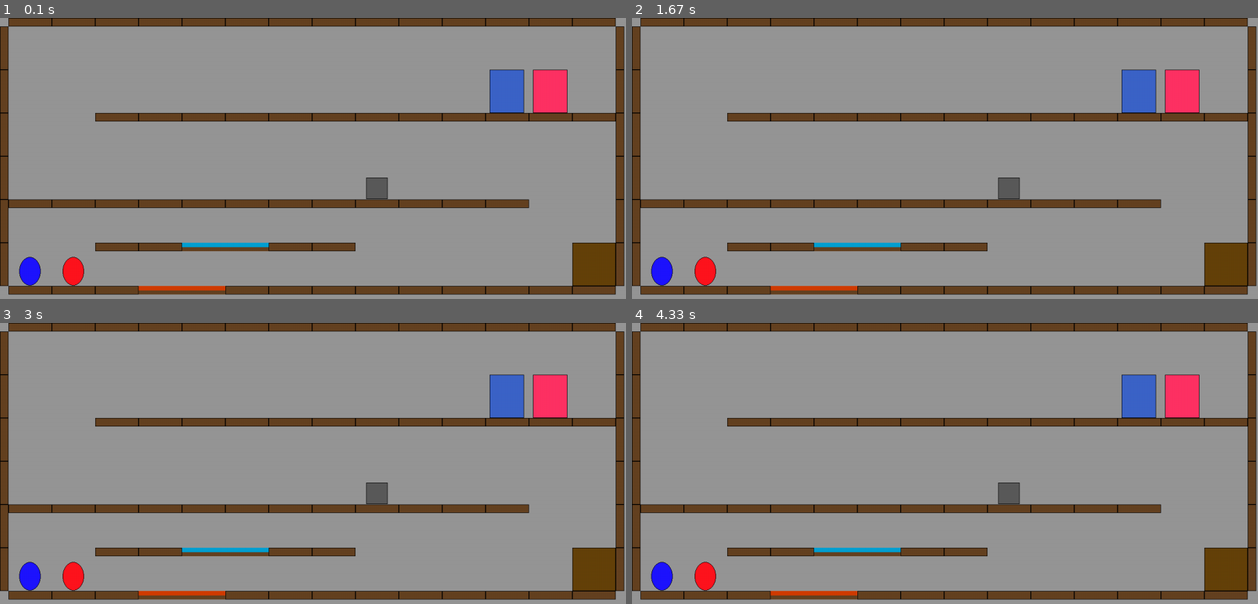
Above: before the commit, frames 1-4 (two rows, left to right).
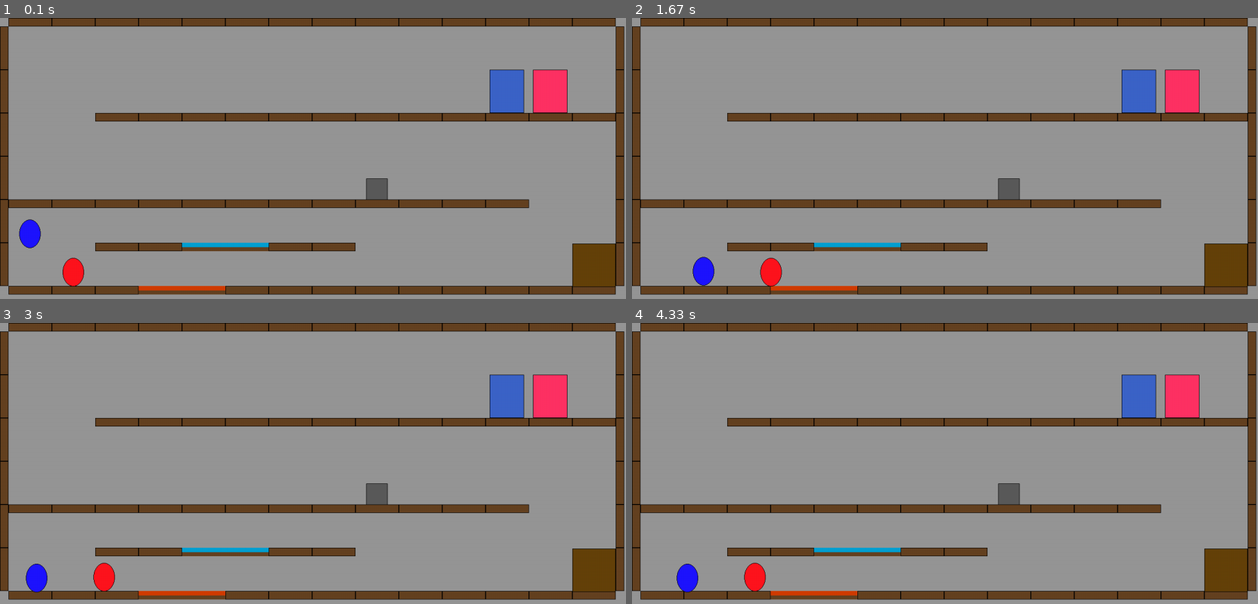
Above: after the commit, the same moments.

Repository: ketimiroshnik/Project_pygame_v2
Game: pygame game, started from main.py
Two runs of this game, one before a commit and one after it. Both use one fixed random seed, a clock stepped at 60 frames per second and the inputs below.
Inputs:
- Up to frame 1 (0.1 s): no input
- Up to frame 2 (1.67 s): hold W 0.33-0.8 s; hold Right 0.33-0.8 s; hold Right 0.83-1.3 s; hold D 0.83-1.3 s; hold Right from 1.33 s (still down); hold D from 1.33 s (still down)
- Up to frame 3 (3 s): release Right at 1.8 s; release D at 1.8 s; hold Left 1.83-2.37 s; hold A 1.83-2.37 s; hold Left 2.4-2.8 s; hold A 2.4-2.8 s; hold Right from 2.83 s (still down); hold D from 2.83 s (still down)
- Up to frame 4 (4.33 s): release Right at 3.47 s; release D at 3.47 s; hold Left 3.5-3.97 s; hold A 3.5-3.97 s; hold Right from 4 s (still down); hold D from 4 s (still down)

The runs differ from the first frame. In frame 1, 0.7% of the frame differs, in the area x 3-99%, y 56-96%; in frame 2, 1.0%; in frame 3, 0.9%; in frame 4, 1.2%.

Commit message:
Добавлено передвижение игрока (присутствуют баги)

Diff:
--- a/main.py
+++ b/main.py
@@ -6,9 +6,9 @@
 FPS = 40
 MAP_DIR = 'levels'
 IMAGE_DIR = 'images'
+TILE_SIZE = None
 
 WALL_PER = 0.2
-HERO_PER = 2 / 3
 
 SIGNS = {'free': ' ', 'dynamic_stone': 'b', 'static_stone': 'B', 'fire_lake': 'f', 'water_lake': 'w',
          'fire': 'F', 'water': 'W', 'water_door': '$', 'fire_door': '#', 'wall': '-'}
@@ -29,7 +29,10 @@
 class Border(pygame.sprite.Sprite):
     def __init__(self, pos, size):
         super().__init__(all_sprites)
-        self.add(borders)
+        if size[0] > size[1]:
+            self.add(g_borders)
+        else:
+            self.add(v_borders)
         self.image = pygame.Surface(size,
                                     pygame.SRCALPHA, 32)
         pygame.draw.rect(self.image, COLORS['wall'], (0, 0, *size))
@@ -41,6 +44,8 @@
     def __init__(self, pos, size):
         super().__init__(all_sprites)
         self.add(static_stones)
+        self.add(v_borders)
+        self.add(g_borders)
         self.image = pygame.Surface(size,
                                     pygame.SRCALPHA, 32)
         pygame.draw.rect(self.image, COLORS['static_stone'], (0, 0, *size))
@@ -52,6 +57,7 @@
     def __init__(self, pos, size):
         super().__init__(all_sprites)
         self.add(fire_lakes)
+        self.add(g_borders)
         self.image = pygame.Surface(size,
                                     pygame.SRCALPHA, 32)
         pygame.draw.rect(self.image, COLORS['wall'], (0, 0, *size))
@@ -63,6 +69,7 @@
     def __init__(self, pos, size):
         super().__init__(all_sprites)
         self.add(water_lakes)
+        self.add(g_borders)
         self.image = pygame.Surface(size,
                                     pygame.SRCALPHA, 32)
         pygame.draw.rect(self.image, COLORS['wall'], (0, 0, *size))
@@ -102,6 +109,7 @@
     def __init__(self, pos, size):
         super().__init__(all_sprites)
         self.add(dynamic_stones)
+        self.add(g_borders)
         self.image = pygame.Surface(size,
                                     pygame.SRCALPHA, 32)
         pygame.draw.rect(self.image, COLORS['dynamic_stone'], (0, 0, *size))
@@ -122,7 +130,22 @@
         self.rect = pygame.Rect(*pos, *size)
 
     def update(self):
-        pass
+        if pygame.key.get_pressed()[pygame.K_RIGHT] and not \
+                (pygame.sprite.spritecollideany(self, v_borders) and
+                 pygame.sprite.spritecollideany(self, v_borders).rect.x >= self.rect.x):
+            self.rect = self.rect.move(TILE_SIZE / 25, 0)
+        elif pygame.key.get_pressed()[pygame.K_LEFT] and not (
+                pygame.sprite.spritecollideany(self, v_borders) and
+                pygame.sprite.spritecollideany(self, v_borders).rect.x <= self.rect.x):
+            self.rect = self.rect.move(-TILE_SIZE / 25, 0)
+
+        if not pygame.sprite.spritecollideany(self, g_borders):
+            self.rect = self.rect.move(0, TILE_SIZE / 20)
+        elif pygame.sprite.spritecollideany(self, g_borders).rect.y <= self.rect.y:
+            self.rect = self.rect.move(0, TILE_SIZE / 20)
+        else:
+            b = pygame.sprite.spritecollideany(self, g_borders)
+            self.rect = self.rect.move(0, b.rect.y - self.rect.y - self.rect.height + 1)
 
 
 class Water(pygame.sprite.Sprite):
@@ -133,9 +156,43 @@
         pygame.draw.ellipse(self.image, COLORS['water'], (0, 0, *size))
         pygame.draw.ellipse(self.image, (0, 0, 0), (0, 0, *size), 1)
         self.rect = pygame.Rect(*pos, *size)
-
-    def update(self):
-        pass
+        self.on_fly = None
+
+    def update(self):
+        if pygame.key.get_pressed()[pygame.K_d] and not \
+                (pygame.sprite.spritecollideany(self, v_borders) and
+                 pygame.sprite.spritecollideany(self, v_borders).rect.x >= self.rect.x):
+            self.rect = self.rect.move(TILE_SIZE / 25, 0)
+        elif pygame.key.get_pressed()[pygame.K_a] and not \
+                (pygame.sprite.spritecollideany(self, v_borders) and
+                 pygame.sprite.spritecollideany(self, v_borders).rect.x <= self.rect.x):
+            self.rect = self.rect.move(-TILE_SIZE / 25, 0)
+
+        if not pygame.sprite.spritecollideany(self, g_borders):
+            if self.on_fly is None:
+                self.rect = self.rect.move(0, TILE_SIZE / 20)
+        elif pygame.sprite.spritecollideany(self, g_borders).rect.y <= self.rect.y and self.on_fly is None:
+            self.rect = self.rect.move(0, TILE_SIZE / 20)
+        '''
+                else:
+            b = pygame.sprite.spritecollideany(self, g_borders)
+            self.rect = self.rect.move(0, b.rect.y - self.rect.y - self.rect.height + 1)
+        '''
+
+        if self.on_fly is None and pygame.key.get_pressed()[pygame.K_w] and pygame.sprite.spritecollideany(self, g_borders) and \
+            True:
+            self.rect = self.rect.move(0, -TILE_SIZE / 20)
+            self.on_fly = TILE_SIZE / 20
+        elif self.on_fly is not None:
+            if self.on_fly >= TILE_SIZE:
+                self.on_fly = None
+            else:
+                if not pygame.sprite.spritecollideany(self, g_borders):
+                    self.rect = self.rect.move(0, -TILE_SIZE / 20)
+                    self.on_fly += TILE_SIZE / 20
+                else:
+                    self.on_fly = None
+
 
 
 def load_level(filename):
@@ -195,32 +252,34 @@
                               SIZES['water_door'])
                 elif level[n][j] == SIGNS['static_stone']:
                     StaticStone((SIZES['v_wall'][0] + (j - 2) * TILE_SIZE + (TILE_SIZE - SIZES['static_stone'][0]) / 2,
-                                 SIZES['g_wall'][1] + (i * 2 + q) * TILE_SIZE + TILE_SIZE - SIZES['static_stone'][1]),
+                                 SIZES['g_wall'][1] + (i * 2 + q) * TILE_SIZE + TILE_SIZE - SIZES['static_stone'][
+                                     1] + 2),
                                 SIZES['static_stone'])
                 elif level[n][j] == SIGNS['dynamic_stone']:
                     DynamicStone(
                         (SIZES['v_wall'][0] + (j - 2) * TILE_SIZE + (TILE_SIZE - SIZES['dynamic_stone'][0]) / 2,
-                         SIZES['g_wall'][1] + (i * 2 + q) * TILE_SIZE + TILE_SIZE - SIZES['dynamic_stone'][1]),
+                         SIZES['g_wall'][1] + (i * 2 + q) * TILE_SIZE + TILE_SIZE - SIZES['dynamic_stone'][1] + 2),
                         SIZES['dynamic_stone'])
                 elif level[n][j] == SIGNS['fire']:
                     fire = Fire((SIZES['v_wall'][0] + (j - 2) * TILE_SIZE + (TILE_SIZE - SIZES['fire'][0]) / 2,
-                                 SIZES['g_wall'][1] + (i * 2 + q) * TILE_SIZE + TILE_SIZE - SIZES['fire'][1]),
+                                 SIZES['g_wall'][1] + (i * 2 + q) * TILE_SIZE + TILE_SIZE - SIZES['fire'][1] + 2),
                                 SIZES['fire'])
                 elif level[n][j] == SIGNS['water']:
                     water = Water((SIZES['v_wall'][0] + (j - 2) * TILE_SIZE + (TILE_SIZE - SIZES['water'][0]) / 2,
-                                   SIZES['g_wall'][1] + (i * 2 + q) * TILE_SIZE + TILE_SIZE - SIZES['water'][1]),
+                                   SIZES['g_wall'][1] + (i * 2 + q) * TILE_SIZE + TILE_SIZE - SIZES['water'][1] - 100),
                                   SIZES['water'])
 
 
 def main():
-    global all_sprites, borders, static_stones, dynamic_stones, fire_lakes, water_lakes, fire_doors, water_doors
+    global all_sprites, v_borders, g_borders, static_stones, dynamic_stones, fire_lakes, water_lakes, fire_doors, water_doors
     pygame.init()
     screen = pygame.display.set_mode((WINDOW_SIZE[0], WINDOW_SIZE[1] + BUTTON_PLACE))
     clock = pygame.time.Clock()
     screen.fill((150, 150, 150))
 
     all_sprites = pygame.sprite.Group()
-    borders = pygame.sprite.Group()
+    v_borders = pygame.sprite.Group()
+    g_borders = pygame.sprite.Group()
     static_stones = pygame.sprite.Group()
     dynamic_stones = pygame.sprite.Group()
     fire_lakes = pygame.sprite.Group()
